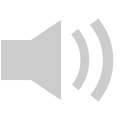
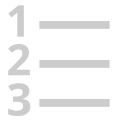
Comparing the layer stacks of the two (120, 120) images. Changes:
hid (unnamed layer) (2nd of 9) over [1,18,114,102]
showed (unnamed layer) (5th of 9), painted on it over [6,5,110,116]
